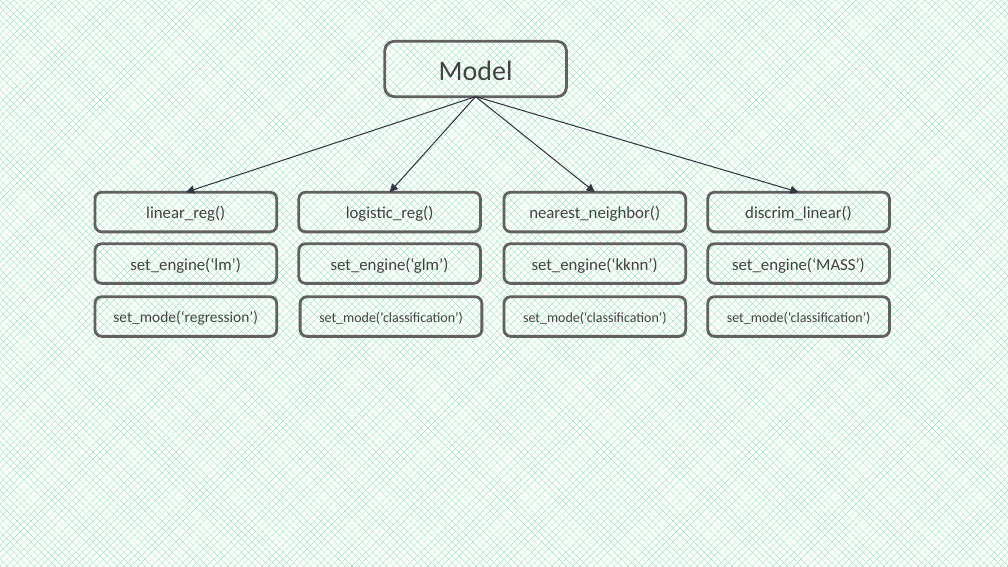
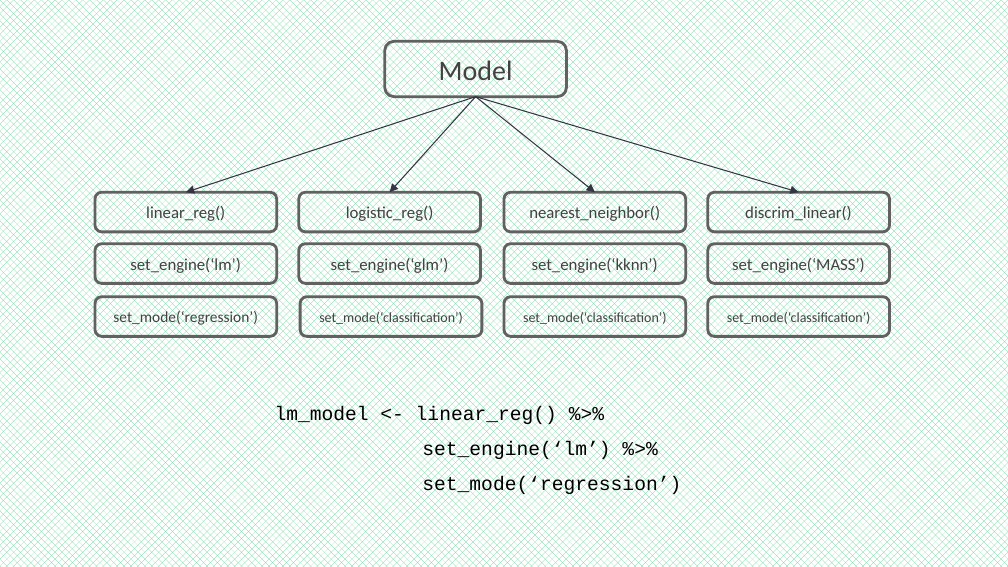
Before and after one commit to DCSCyHD/2023_modulo_3, a slide deck: slide 3 of clase2/Tidymodels.pptx. Drawn at 1008x567 pixels with LibreOffice and Linux fonts; fonts in the diff are those of the drawing. Boxes give left, top, right and bottom in pixels: in the first picture for what was removed or moved away, otherwise in the second. Text is boxed around its words. In the diff, an @@ line names an element or a change of style, - is before the commit and + after.

```diff
--- a/clase2/Tidymodels.pptx
+++ b/clase2/Tidymodels.pptx
@@ text added at (275,406,681,496), 14 pt, text #000000 @@
+lm_model <- linear_reg() %>%
+set_engine(‘lm’) %>%
+set_mode(‘regression’)
```
Also in this commit, not shown: 3 other slides changed, 1 slide added, 17 other files.
